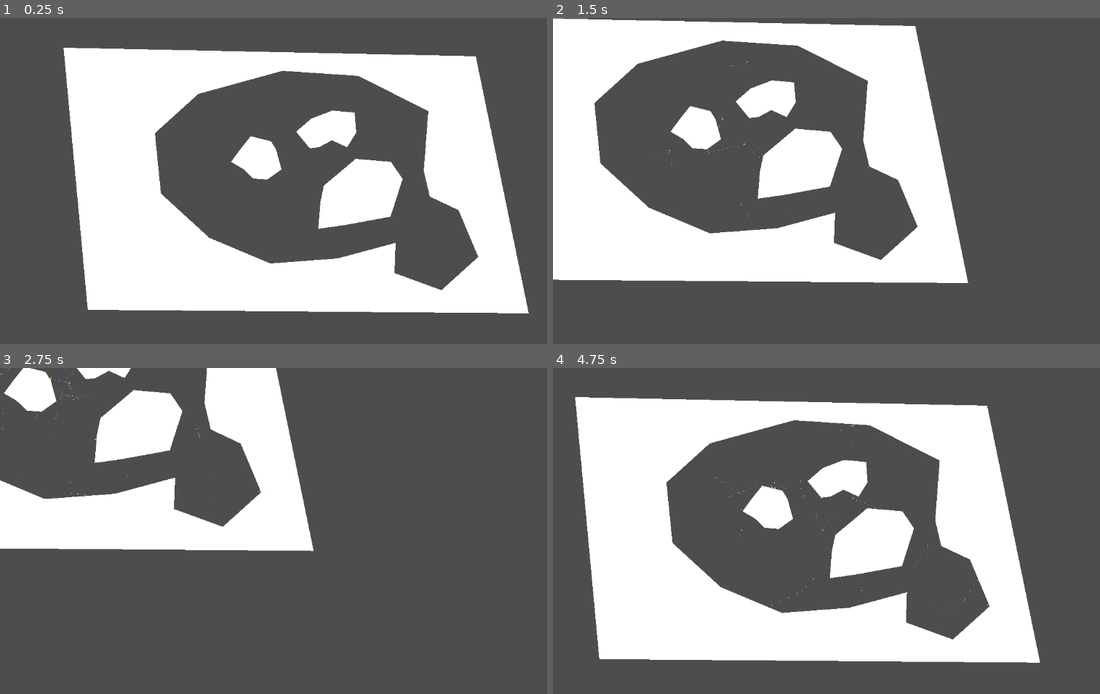
Above: before the commit, frames 1-4 (two rows, left to right).
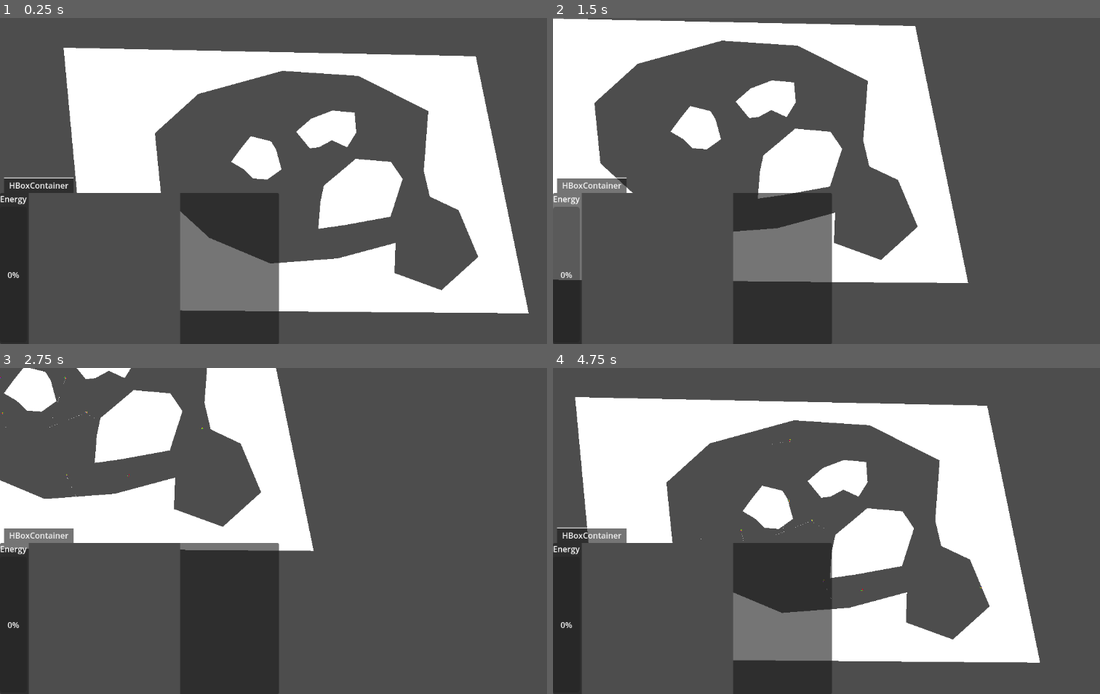
Above: after the commit, the same moments.

Repository: 06gusmog/EVOLUTIONATOR-4000
Game: Godot game, scene res://Misc/world.tscn
Same seed, same stepped clock (60 frames per second), same inputs: the game is played once before the commit and once after it.
Inputs (mouse positions are in pixels of both pictures, inside the frame that each line leads up to):
- Up to frame 1 (0.25 s): no input
- Up to frame 2 (1.5 s): tap Enter at 0.5 s; move the mouse to (968, 164) at 0.52 s; hold Right (right) 0.53-1.28 s; click (968, 164) at 0.6 s; move the mouse to (799, 242) at 1.27 s; hold Down (down) from 1.28 s (still down); click (799, 242) at 1.35 s
- Up to frame 3 (2.75 s): move the mouse to (125, 482) at 2.02 s; release Down (down) at 2.03 s; hold Right (right) from 2.03 s (still down); tap Shift (zoom_in) at 2.1 s; click (125, 482) at 2.3 s
- Up to frame 4 (4.75 s): move the mouse to (602, 377) at 2.77 s; release Right (right) at 2.78 s; hold Up (up) 2.78-3.53 s; tap Ctrl (zoom_out) at 2.85 s; click (602, 377) at 3.05 s; move the mouse to (558, 524) at 3.52 s; hold Left (left) from 3.53 s (still down); click (558, 524) at 3.6 s; move the mouse to (635, 442) at 4.27 s; click (635, 442) at 4.35 s

The runs differ from the first frame. In frame 1, 18% of the frame differs, in the area x 0-52%, y 48-100%; in frame 2, 17%; in frame 3, 12%; in frame 4, 20%, in the area x 0-80%, y 10-100%.

Commit message:
User Interface update
Updated the function of the user interface. It is now stronger against bugs.

Diff:
--- a/Godot/Misc/Creature.gd
+++ b/Godot/Misc/Creature.gd
@@ -14,6 +14,7 @@
 
 signal mitosis
 signal cell_death(cellID:String)
+signal death
 
 # Called when the node enters the scene tree for the first time.
 func _ready():
@@ -187,6 +188,7 @@
 	for cellID in cells:
 		var cell = cells[cellID]
 		food_object.add_food(GlobalSettings.energy_dropped_min + (GlobalSettings.energy_dropped_max - GlobalSettings.energy_dropped_min) * energy / (GlobalSettings.energy_cap_PC * len(cells)), cell.global_position)
+	death.emit()
 	queue_free()
 
 
--- a/Godot/Misc/FoodObject.gd
+++ b/Godot/Misc/FoodObject.gd
@@ -7,6 +7,7 @@
 	food.append(energy)
 	var instantiated_food_bit = FOOD_BIT.instantiate()
 	instantiated_food_bit.position = food_position
+	instantiated_food_bit.scale = Vector2(1,1) * energy
 	add_child(instantiated_food_bit)
 	if get_child_count() > GlobalSettings.food_cap:
 		eat_food(0)
--- a/Godot/Misc/SimulationHandler.gd
+++ b/Godot/Misc/SimulationHandler.gd
@@ -16,13 +16,6 @@
 
 func _ready():
 	food_spawn_nodes.pop_at(-1)
-
-func _process(_delta):
-	#if Input.is_action_just_pressed("click"):
-	#	food_object.add_food(20, get_global_mouse_position())
-	if Input.is_action_just_pressed("test input"):
-		for x in range(200):
-			spawn_food(food_spawn_nodes[rng.randi() % len(food_spawn_nodes)])
 
 func get_random_position(food_spawn_node):
 	var diameter = 150
--- a/Godot/Misc/UserInterface.gd
+++ b/Godot/Misc/UserInterface.gd
@@ -1,5 +1,6 @@
 extends Control
 var creature_selected
+var is_a_creature_selected = false
 var rendered_creature = Image
 var connections = []
 
@@ -13,8 +14,6 @@
 var visual_creature_file = preload("res://Misc/UI assets/visual_creature.tscn")
 const CONNECTION2D = preload("res://Misc/UI assets/connection.gd")
 
-func _ready():
-	visible = false
 
 
 func _process(_delta):
@@ -32,18 +31,27 @@
 	if Input.is_action_just_pressed('click'):
 		var mouse_pos = world.get_local_mouse_position()
 		print(mouse_pos)
+		is_a_creature_selected = false
+		creature_sim.get_child(0).visible = false
+		progress_bar.value = 0
+		if is_instance_valid(creature_selected):
+			creature_selected.get_child(0).get_child(0).visible = false
 		for creature in world.get_children():
 			if not creature is RigidBody2D:
 				continue
 			#print(mouse_pos.distance_squared_to(creature.global_position))
 			if mouse_pos.distance_squared_to(creature.global_position) <= creature.bounding_sphere_size*creature.bounding_sphere_size:
-				print('Click')
 				creature_clicked(creature)
+				is_a_creature_selected = true
+				creature_sim.get_child(0).visible = true
 				break
 
-	if not creature_selected: # When there is no selected creature: break
+
+	if not is_a_creature_selected: # When there is no selected creature: break
 		return 0
-	var real_cells = creature_selected.cells
+	if not is_instance_valid(creature_selected):
+		return 0
+	var real_cells = creature_selected.cells # Signal when creature dies
 	for sim_cell in creature_sim.get_child(0).get_children():
 		if sim_cell is Camera2D:
 			continue
@@ -78,6 +86,7 @@
 	creature_selected = creature
 	load_creature(creature_selected)
 	creature.cell_death.connect(_on_cell_death)
+	creature.death.connect(_on_creature_death)
 
 func load_creature(creature):
 	var visual_creature_instance = visual_creature_file.instantiate()
@@ -89,3 +98,8 @@
 
 func _on_cell_death(_cellID):
 	load_creature(creature_selected)
+
+func _on_creature_death():
+	is_a_creature_selected = false
+	creature_sim.get_child(0).visible = false
+	progress_bar.value = 0
--- a/Godot/Misc/food_bit.tscn
+++ b/Godot/Misc/food_bit.tscn
@@ -3,7 +3,7 @@
 [ext_resource type="Texture2D" uid="uid://be6tg6lcyhdvt" path="res://Misc/visuals/1_white_pixel.png" id="1_gkowr"]
 
 [sub_resource type="RectangleShape2D" id="RectangleShape2D_blp4a"]
-size = Vector2(0.5, 0.5)
+size = Vector2(0.02, 0.02)
 
 [node name="FoodBit" type="CollisionShape2D"]
 shape = SubResource("RectangleShape2D_blp4a")
@@ -11,5 +11,5 @@
 
 [node name="Sprite2D" type="Sprite2D" parent="."]
 modulate = Color(1, 0, 1, 1)
-scale = Vector2(0.5, 0.5)
+scale = Vector2(0.02, 0.02)
 texture = ExtResource("1_gkowr")
--- a/Godot/Misc/world.tscn
+++ b/Godot/Misc/world.tscn
@@ -201,5 +201,9 @@
 
 [node name="Creature Sim" type="Node2D" parent="CanvasLayer/UserInterface/Creature View"]
 
+[node name="Placeholder" type="Node2D" parent="CanvasLayer/UserInterface/Creature View/Creature Sim"]
+
+[node name="Placeholder squared" type="Node2D" parent="CanvasLayer/UserInterface/Creature View/Creature Sim/Placeholder"]
+
 [connection signal="timeout" from="Spawnpoints/SpawnTimer" to="." method="_on_spawn_timer_timeout"]
 [connection signal="timeout" from="FoodSpawnPoints/FoodSpawnTimer" to="." method="_on_food_spawn_timer_timeout"]
--- a/Godot/Standards/global_settings.gd
+++ b/Godot/Standards/global_settings.gd
@@ -30,9 +30,9 @@
 	}
 
 # Physics
-var simulation_speed = 5
+var simulation_speed = 2
 var food_cap = 1000
-var ticks_per_second = 60
+var ticks_per_second = 30
 
 func _ready():
 	Engine.time_scale = simulation_speed
